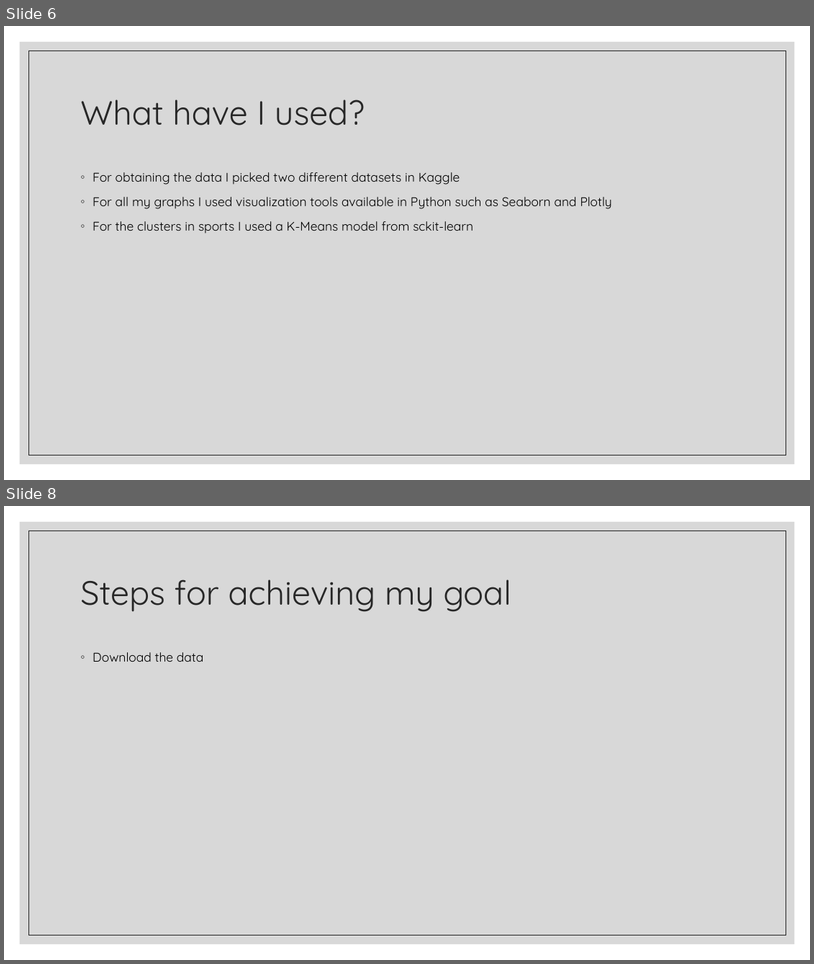
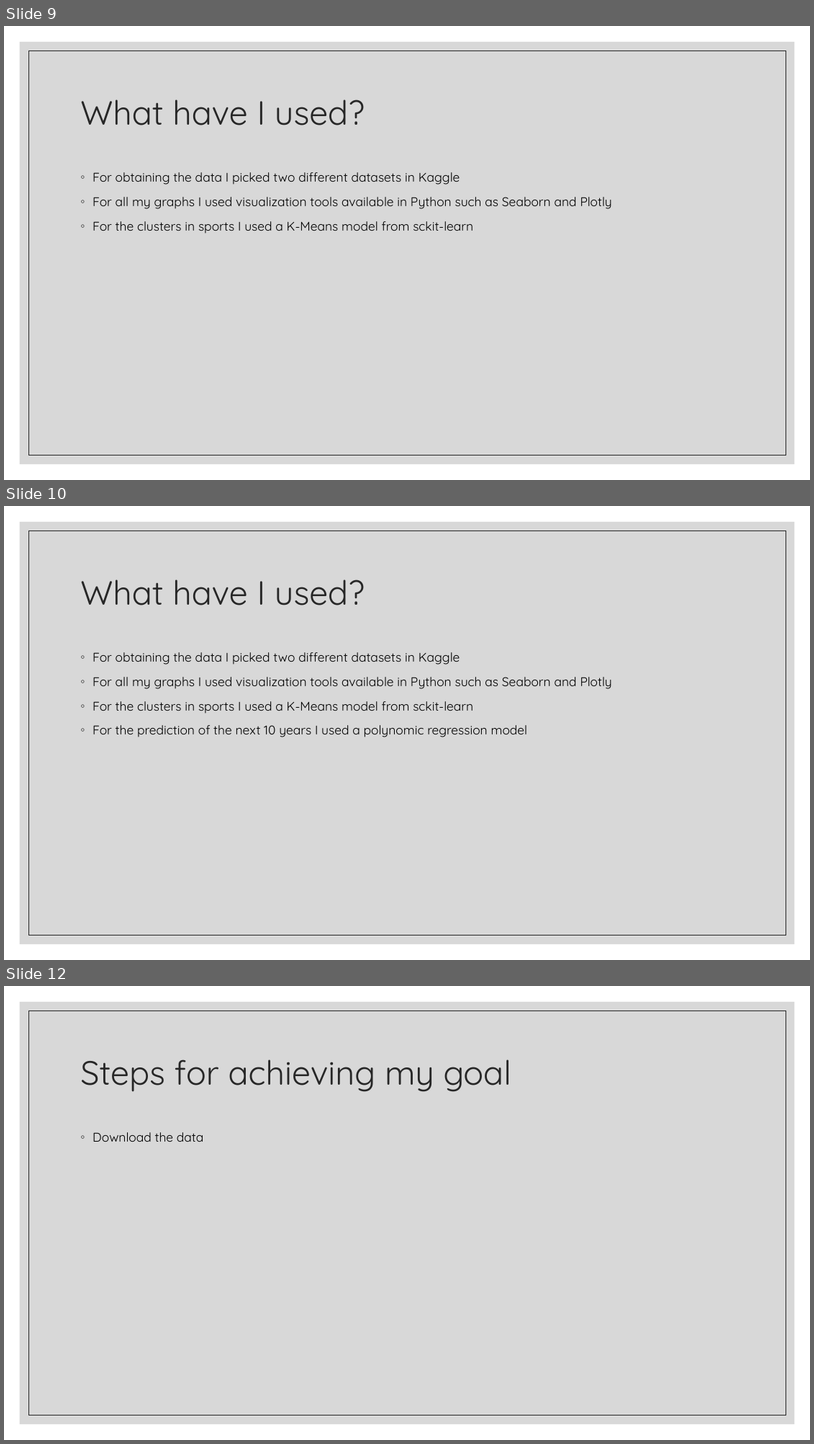
Before and after one commit to Jorge-Solana/Economical_Sports_Hisotry_and_Best_suitable_sport, a slide deck: Slide_Show/The Story of Sports.pptx. Shown one above the other, each under a label of ours: slides 6 and 8 before the commit, slides 9, 10 and 12 after it; the slides between them are not shown. The pictures are 814x964 and 814x1444 pixels, drawn with LibreOffice and Linux fonts; fonts in the diff are those of the drawing. Boxes give left, top, right and bottom in pixels: in the first picture for what was removed or moved away, otherwise in the second. Text is boxed around its words. In the diff, an @@ line names an element or a change of style, - is before the commit and + after.

```diff
--- a/Slide_Show/The Story of Sports.pptx
+++ b/Slide_Show/The Story of Sports.pptx
@@ slide 10 added at [4,506,810,960], background #FFFFFF; not listed: 2 template elements that a slide beside it also shows @@
@@ title added at [80,579,365,605], 40 pt, text #262626 @@
+What have I used?
@@ text added at [93,652,612,737], 15 pt, text #000000 @@
+◦ For obtaining the data I picked two different datasets in Kaggle
+◦ For all my graphs I used visualization tools available in Python such as Seaborn and Plotly
+◦ For the clusters in sports I used a K-Means model from sckit-learn
+◦ For the prediction of the next 10 years I used a polynomic regression model
@@ what was slide 6 is now slide 9 @@
@@ what was slide 8 is now slide 12 @@
```
Also in this commit, not shown: 2 slides changed, 3 other slides added.
